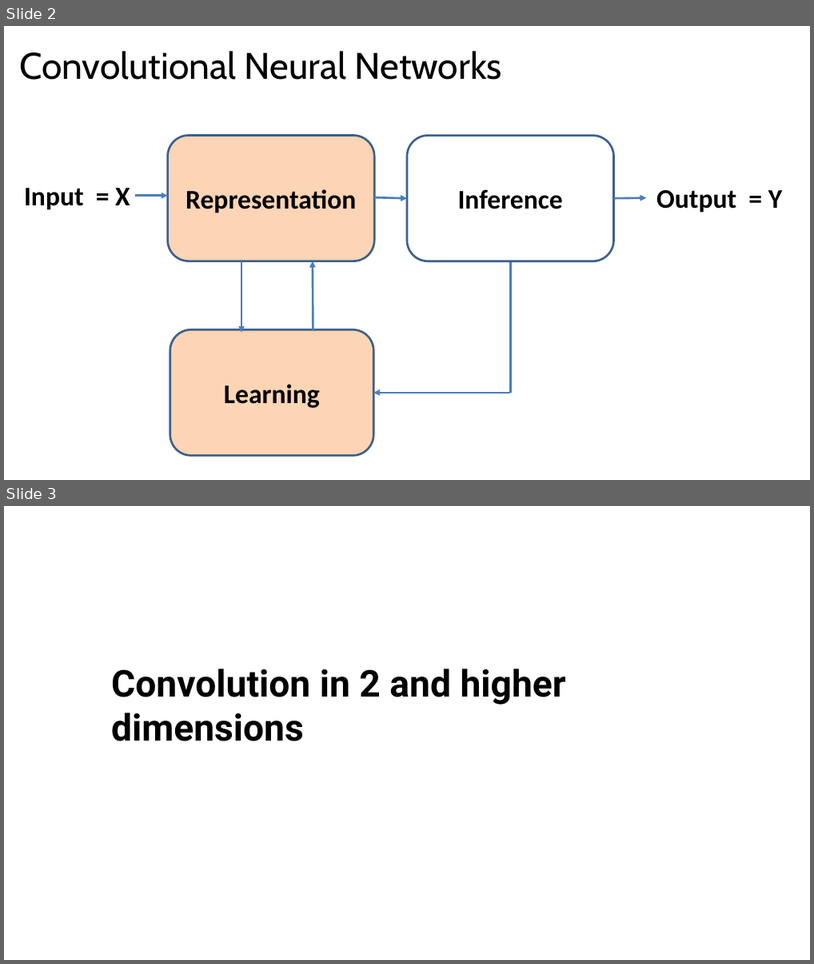
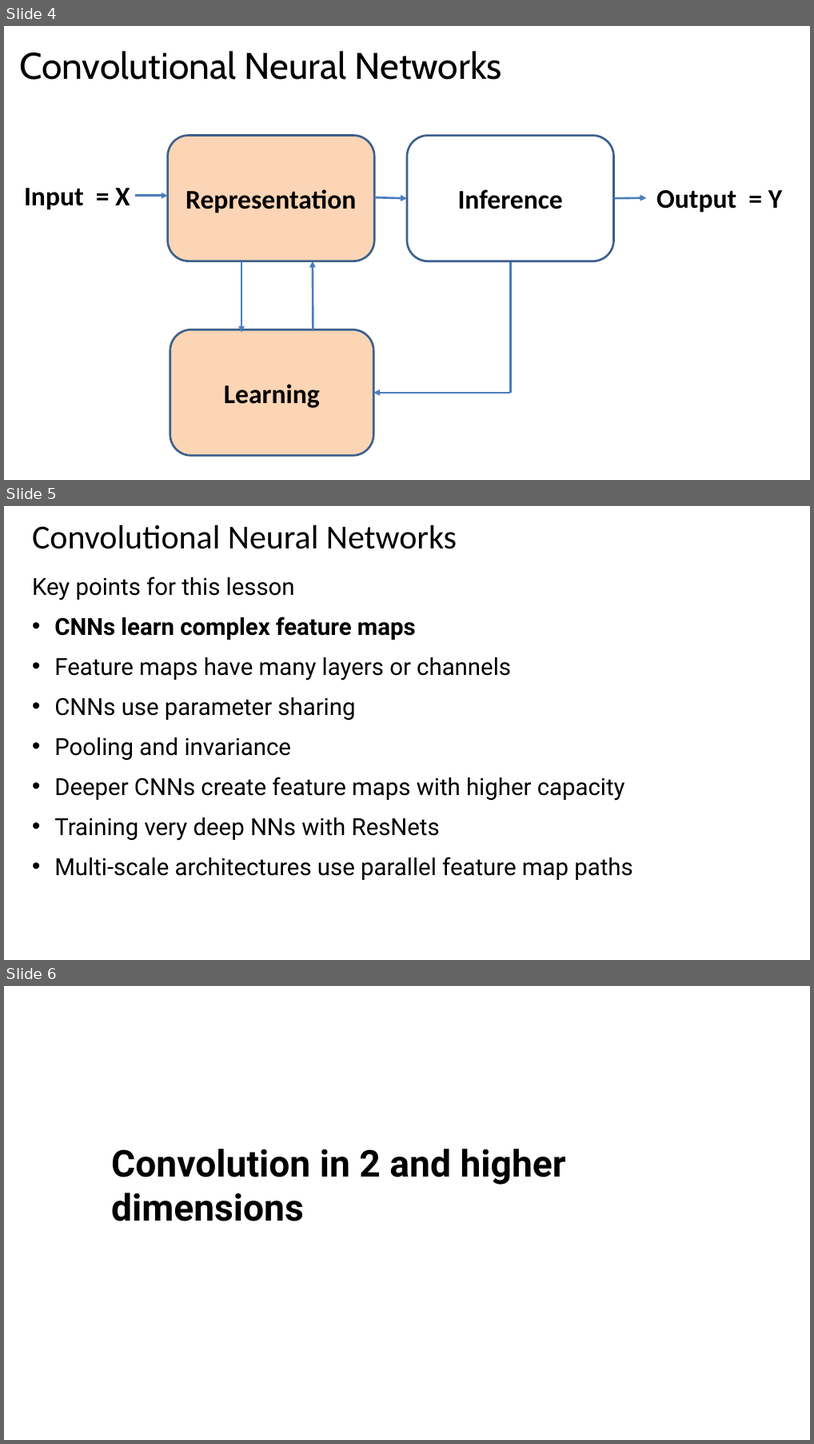
Before and after one commit to StephenElston/CSCI-E25, a slide deck: Slides/6_ConvolutionalNNs.pptx. Shown one above the other, each under a label of ours: slides 2 and 3 before the commit, slides 4, 5 and 6 after it. The pictures are 814x964 and 814x1444 pixels, drawn with LibreOffice and Linux fonts; fonts in the diff are those of the drawing. Boxes give left, top, right and bottom in pixels: in the first picture for what was removed or moved away, otherwise in the second. Text is boxed around its words. In the diff, an @@ line names an element or a change of style, - is before the commit and + after.

```diff
--- a/Slides/6_ConvolutionalNNs.pptx
+++ b/Slides/6_ConvolutionalNNs.pptx
@@ slide 5 added at <box>4,506,810,960</box>, background #FFFFFF @@
@@ title added at <box>32,525,457,549</box>, 40 pt, text #000000 @@
+Convolutional Neural Networks
@@ text added at <box>32,576,633,880</box>, 28 pt, text #000000 @@
+Key points for this lesson
+• CNNs learn complex feature maps
+• Feature maps have many layers or channels
+• CNNs use parameter sharing
+• Pooling and invariance
+• Deeper CNNs create feature maps with higher capacity
+• Training very deep NNs with ResNets
+• Multi-scale architectures use parallel feature map paths
@@ what was slide 2 is now slide 4 @@
@@ what was slide 3 is now slide 6 @@
```
Also in this commit, not shown: 12 slides changed, 3 other slides added, 1 other file.
